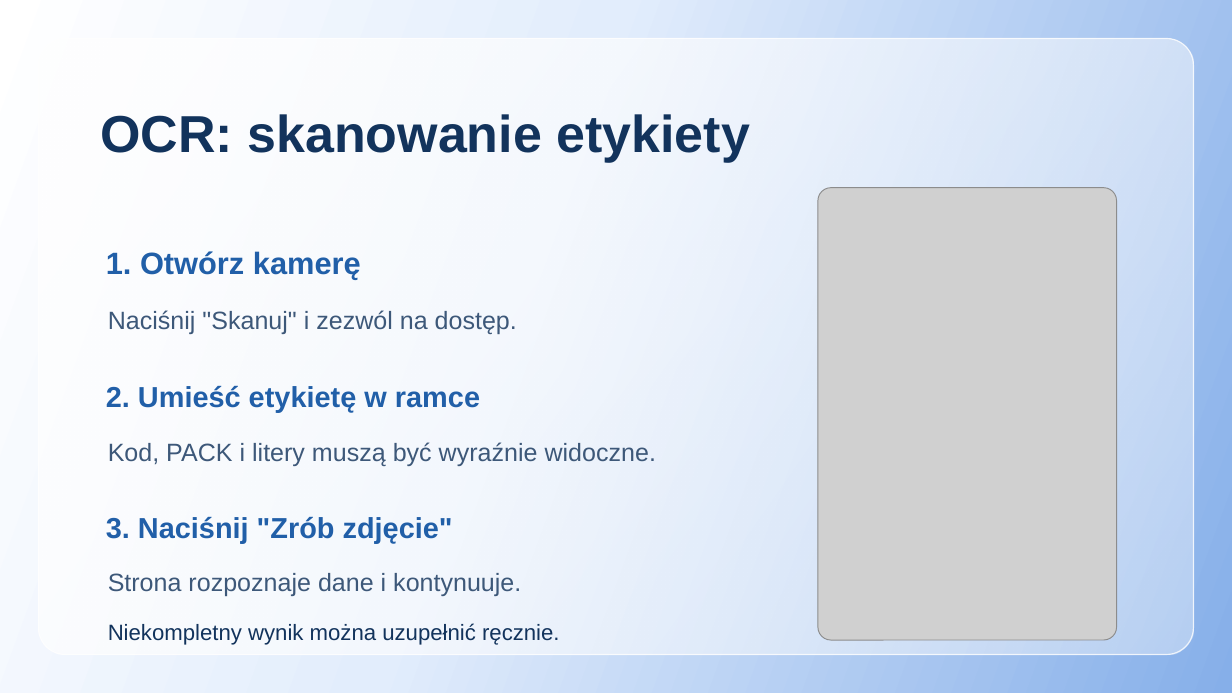
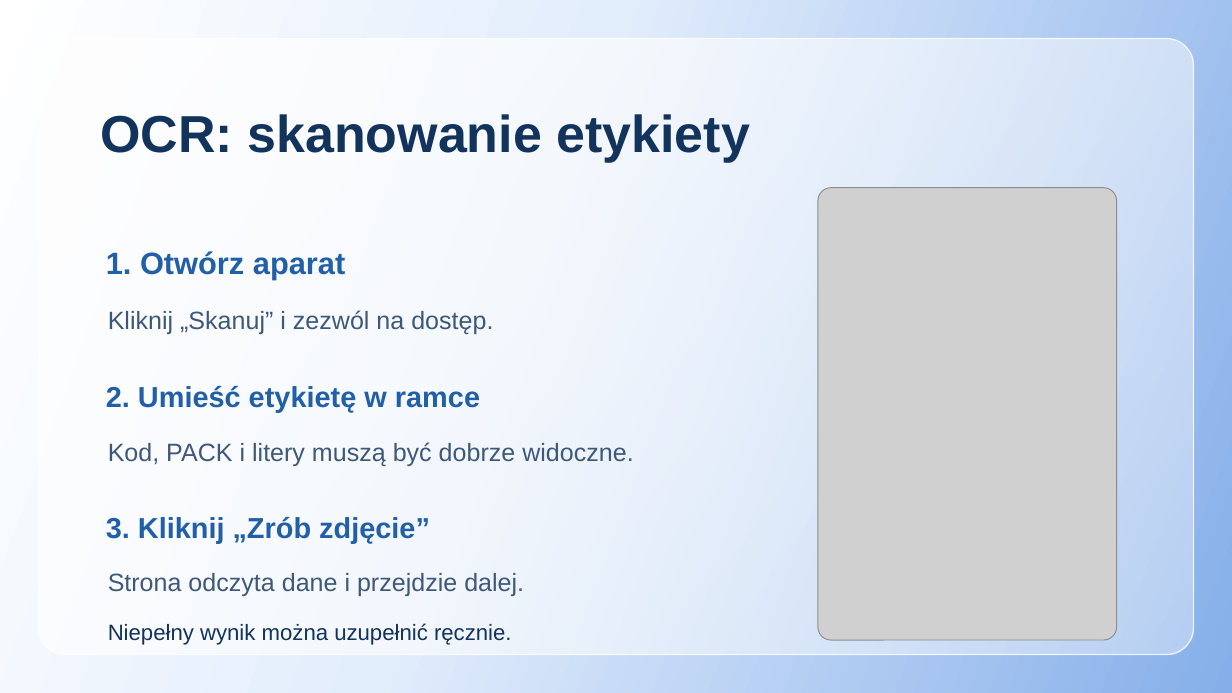
Before and after one commit to Van1shjod/warehouse_sort, a slide deck: slide 8 of presentation-pl.pptx. Drawn at 1232x693 pixels with LibreOffice and Linux fonts; fonts in the diff are those of the drawing; grey boxes stand for pictures. Boxes give left, top, right and bottom in pixels: in the first picture for what was removed or moved away, otherwise in the second. Text is boxed around its words. In the diff, an @@ line names an element or a change of style, - is before the commit and + after.

```diff
--- a/presentation-pl.pptx
+++ b/presentation-pl.pptx
@@ text at box(106, 251, 345, 279): text changed @@
-1. Otwórz kamerę
+1. Otwórz aparat
@@ text at box(108, 310, 493, 334): text changed @@
-Naciśnij "Skanuj" i zezwól na dostęp.
+Kliknij „Skanuj” i zezwól na dostęp.
@@ text at box(108, 442, 633, 466): text changed @@
-Kod, PACK i litery muszą być wyraźnie widoczne.
+Kod, PACK i litery muszą być dobrze widoczne.
@@ text at box(106, 516, 430, 544): text changed @@
-3. Naciśnij "Zrób zdjęcie"
+3. Kliknij „Zrób zdjęcie”
@@ text at box(108, 573, 524, 596): text changed @@
-Strona rozpoznaje dane i kontynuuje.
+Strona odczyta dane i przejdzie dalej.
@@ text at box(108, 623, 512, 645): text changed @@
-Niekompletny wynik można uzupełnić ręcznie.
+Niepełny wynik można uzupełnić ręcznie.
```
Also in this commit, not shown: 18 other slides changed, 3 other files.
